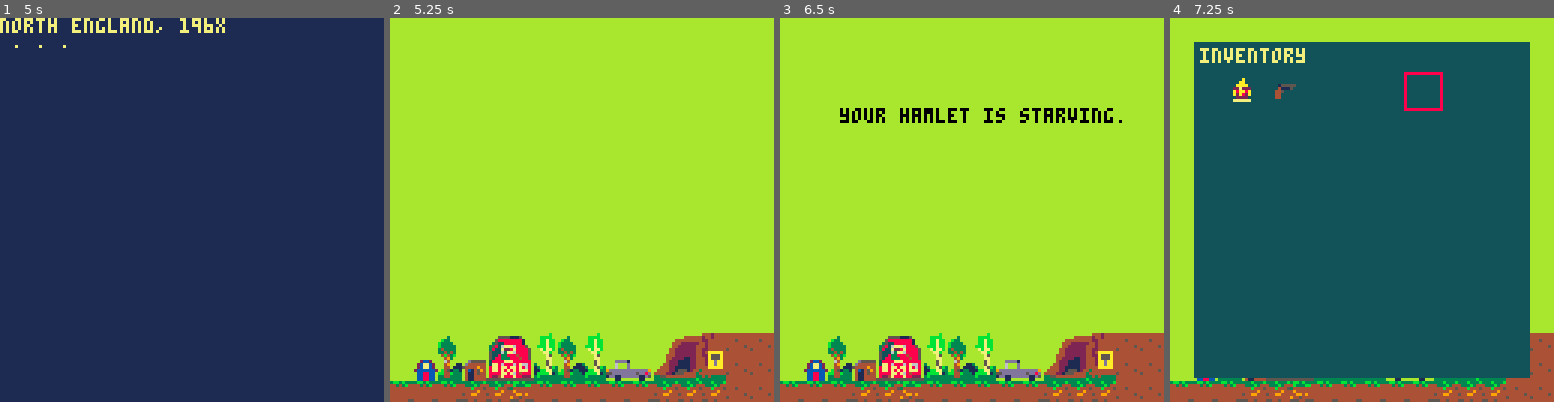
Above: before the commit, frames 1-4 (left to right).
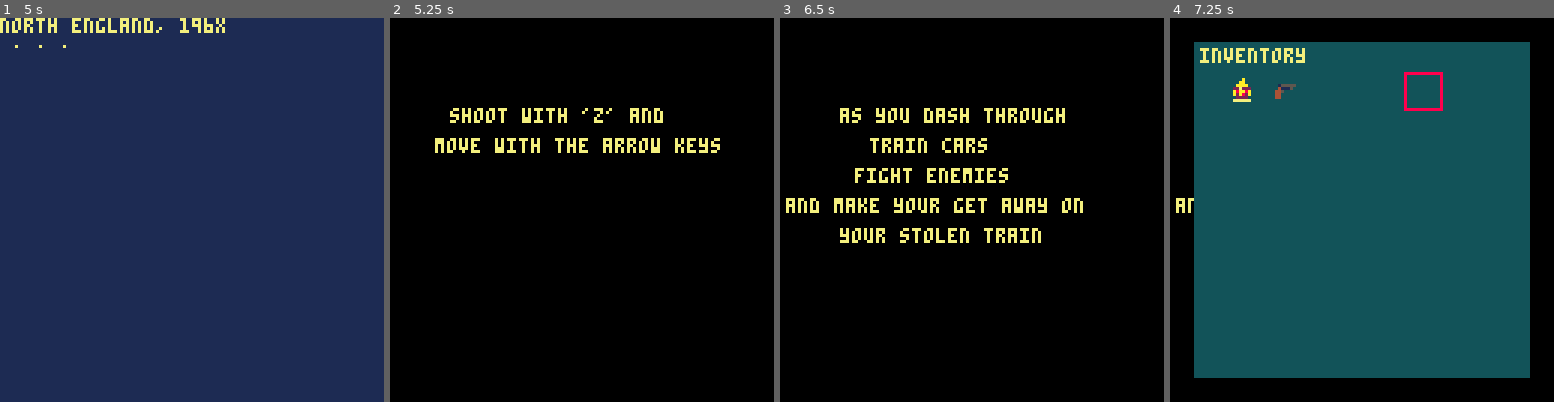
Above: after the commit, the same moments.

Repository: hggorel/Off-The-Rails
Game: PICO-8 cartridge untitled.p8
Same seed, same stepped clock (60 frames per second), same inputs: the game is played once before the commit and once after it.
Inputs:
- Up to frame 1 (5 s): tap X (X key) at 0.33, 1.07, 1.85, 2.97, 4.08 s; tap O (Z key) at 0.7, 1.7, 2.1, 2.5, 2.9, 3.3, 3.7, 4.1, 4.5, 4.9 s; hold Right 1.6-2.1 s; hold Up 2.15-2.42 s; hold Right 2.47-3.03 s; hold Left 3.08-3.58 s; hold Down 3.63-3.97 s; hold Right 4.02-4.68 s; hold Up from 4.73 s (still down)
- Up to frame 2 (5.25 s): release Up at 5.03 s; hold Left from 5.08 s (still down); tap X (X key) at 5.2 s
- Up to frame 3 (6.5 s): tap O (Z key) at 5.3, 5.7, 6.1 s; release Left at 5.68 s; hold Down 5.73-6.03 s; hold Right from 6.08 s (still down); tap X (X key) at 6.32 s
- Up to frame 4 (7.25 s): tap O (Z key) at 6.5, 6.9 s; release Right at 6.58 s; hold Right 6.63-7.13 s; hold Up from 7.18 s (still down)

Frame 1 is identical in both runs. In frame 2, 100% of the frame differs, in the area x 0-100%, y 0-100%; in frame 3, 99%; in frame 4, 23%.

Commit message:
Update untitled.p8

Diff:
--- a/untitled.p8
+++ b/untitled.p8
@@ -205,10 +205,14 @@
 	color(7)
 	pal(7,135,1)
 	text1()
-	if cc <= 7 and cc >= 3 then
-		townmap() --last call is cc 6
-	end
-	if cc > 7 then --numb will change with more text added in
+	if cc <= 8 and cc >= 3 then
+	text3()
+	--	townmap() --last call is cc 6
+	end
+	if cc >= 9 and cc <= 11 then
+		text3()
+	end
+	if cc > 12 then --numb will change with more text added in
 	train1()
 	end
 end
@@ -363,10 +367,27 @@
 end
 
 function text3()
-	print("the idea is simple:")
-	print("steal the queen's crown")
-	print("then get away with it")
-end
+cls()
+color(11)
+
+if cc >= 3 then
+--	print("a very fun--",20,30,7)
+--	print("very wild game",15,40,7)
+print("shoot with 'z' and",20,30,7)
+print("move with the arrow keys",15,40,7)
+end
+if cc >= 4 then
+cls()
+print("as you dash through",20,30,7)
+print("train cars",30,40,7)
+print("fight enemies",25,50,7)
+print("and make your get away on",2,60,7)
+print("your stolen train",20,70,7)
+--	print("nostalgic for arcade platformers",0,30,7)
+--	print("but not for british monarchism",2,40,7)
+end
+end
+
 
 
 __gfx__
